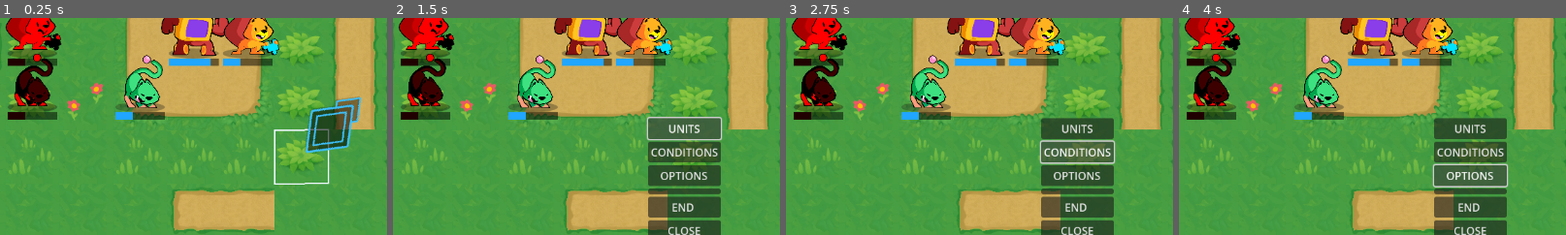
Above: before the commit, frames 1-4 (left to right).
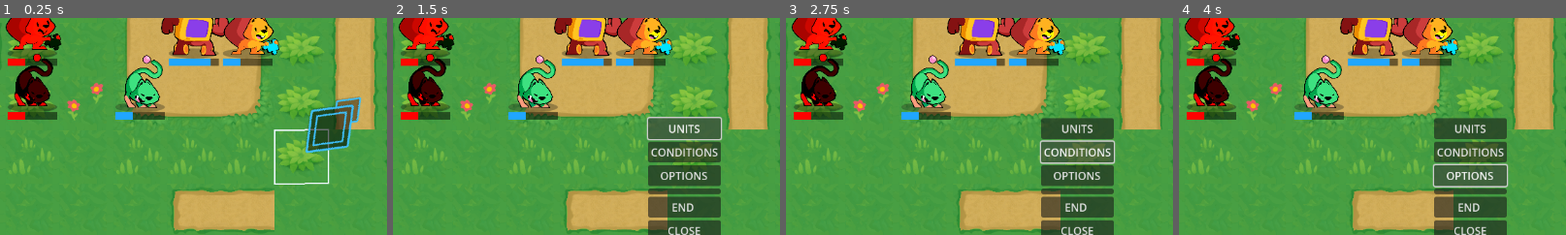
Above: after the commit, the same moments.

Repository: oldhame19/TTRPG
Game: Godot game, scene res://Main.tscn
Two runs of this game, one before a commit and one after it. Both use one fixed random seed, a clock stepped at 60 frames per second and the inputs below.
Inputs (mouse positions are % of the whole screen's width and height, from its top left):
- Up to frame 1 (0.25 s): no input
- Up to frame 2 (1.5 s): tap Enter (ui_accept) at 0.5, 0.77 s; move the mouse to (72, 45) at 0.52 s; press the mouse at (72, 45) at 0.53 s; hold Right (ui_right) 0.53-1.25 s; release the mouse at (72, 45) at 1.25 s; click "UNITS" at 1.25 s
- Up to frame 3 (2.75 s): click "CONDITIONS" at 2 s
- Up to frame 4 (4 s): click "END" at 2.75 s; click "OPTIONS" at 3.5 s
The pictures show only the part of the screen within x 12-62%, y 13-63%; the shares and areas given below are measured in that part.

The runs differ from the first frame. In frame 1, 0.5% of the frame differs, in the area x 2-16%, y 3-47%; in frame 2, 0.5%; in frame 3, 0.5%; in frame 4, 0.5%.

Commit message:
Summary Menu 1
Selected item menu at wrong offset but buttons are hidden appropriately

Diff:
--- a/GUI/ActionMenu/ActionMenu.gd
+++ b/GUI/ActionMenu/ActionMenu.gd
@@ -171,7 +171,32 @@
 	queue_free()
 
 func _on_summary_button_pressed() -> void:
-	pass # Replace with function body.
+
+	var selected_unit = get_parent()._active_unit
+	if not selected_unit:
+		return
+
+	# Show held items menu on right side
+	var held_items_menu = preload("res://GUI/HeldItems/Scenes/held_item_menu.tscn").instantiate()
+	held_items_menu.unit = selected_unit
+	held_items_menu.game_board = game_board
+	held_items_menu.opened_from_summary = true
+	get_tree().get_root().add_child(held_items_menu)
+
+	# Hide close button and move to right side (example position)
+	held_items_menu.get_node("Panel/CloseButton").visible = false
+	held_items_menu.get_node("Panel").position = Vector2(750, 73)  # Adjust as needed for your screen size
+
+	# Hide all action buttons except Cancel
+	for button in $VBoxContainer.get_children():
+		if button.name != "CancelButton":
+			button.visible = false
+
+	# Restore the action menu when the held items menu is closed
+	held_items_menu.tree_exited.connect(func():
+		for button in $VBoxContainer.get_children():
+			button.visible = true
+	)
 
 
 func _on_cancel_button_pressed() -> void:
@@ -193,13 +218,18 @@
 		if game_board._unit_info_panel and game_board._active_unit:
 			game_board._unit_info_panel.update_info(game_board._active_unit)
 			game_board._unit_info_panel.visible = true
-		return
-
-	# Normal cancel
-	get_parent()._reset_unit()
-	cursor.process_mode = Node.PROCESS_MODE_INHERIT
-	cursor.restricted_cells.clear()
-	cursor.reset_cursor()
-	cursor.set_pointer_visible(true)  # just in case
-	cursor.show()
+	else:
+		# Normal cancel
+		get_parent()._reset_unit()
+		cursor.process_mode = Node.PROCESS_MODE_INHERIT
+		cursor.restricted_cells.clear()
+		cursor.reset_cursor()
+		cursor.set_pointer_visible(true)
+		cursor.show()
+
+	# Close all active held items menus
+	for child in get_tree().get_root().get_children():
+		if child is HeldItemsMenu:
+			child.queue_free()
+
 	queue_free()
--- a/GUI/HeldItems/Scripts/held_item_menu.gd
+++ b/GUI/HeldItems/Scripts/held_item_menu.gd
@@ -4,6 +4,8 @@
 @export var unit: Unit
 @onready var item_list_container = $Panel/VBoxContainer/ScrollContainer/ItemListContainer
 var game_board: GameBoard
+var opened_from_summary: bool = false
+
 const CATEGORY_ALL: int = -1
 var side: String = "A"
 
@@ -150,6 +152,11 @@
 	popup.source_button = button
 	popup.game_board = game_board
 	popup.side = side
+
+	if opened_from_summary:
+		popup.opened_from_summary = true
+		popup._set_custom_offset(Vector2(1000, 75))  # Custom offset for summary view
+
 	add_child(popup)
 
 	var button_pos = button.get_position()
--- a/GUI/ItemMenus/selected_item_menu.gd
+++ b/GUI/ItemMenus/selected_item_menu.gd
@@ -3,7 +3,7 @@
 class_name SelectedItemMenu
 static var active_popup: Control = null
 static var pending_trade_data := {}
-
+var opened_from_summary: bool = false
 var slot: SlotData
 var unit: Unit
 
@@ -82,7 +82,16 @@
 		else:
 			$VBoxContainer/EquipButton.text = "EQUIP"
 
-
+	if opened_from_summary:
+		for button in $VBoxContainer.get_children():
+			match button.name:
+				"CloseButton", "DescriptionButton":
+					button.visible = true
+				"EquipButton":
+				# Show Equip only if item is equippable and source != inventory (your existing logic)
+					button.visible = (slot.item_data is WeaponItemData or slot.item_data is EquipmentItemData) and source != "inventory"
+				_:
+					button.visible = false
 
 	# Use button visibility
 	$VBoxContainer/UseButton.visible = slot.item_data is ProvisionItemData
@@ -221,49 +230,10 @@
 
 	desc_box.popup()
 
+
+func _set_custom_offset(offset: Vector2) -> void:
+	position = offset
+
 func _exit_tree():
 	if active_popup == self:
 		active_popup = null
-
-
-#func _on_trade_button_pressed() -> void:
-	## If there's already a pending trade
-	#if pending_trade_data.has("slot"):
-		#var previous_source = pending_trade_data["source"]
-		#var current_source = source
-#
-		## Prevent inventory-to-inventory trades
-		#if previous_source == "inventory" and current_source == "inventory":
-			#print("Cannot trade between two inventory items.")
-			#pending_trade_data.clear()
-#
-			## Restore buttons
-			#for child in $VBoxContainer.get_children():
-				#child.modulate.a = 1.0
-				#child.mouse_filter = Control.MOUSE_FILTER_STOP
-			#return
-#
-		## Valid trade; perform trade logic here (you likely have this elsewhere)
-		## e.g. swap items between slots, call a function on game_board, etc.
-#
-		## Clean up after successful trade
-		#pending_trade_data.clear()
-		#queue_free()
-		#return
-#
-	## Start trade (first selection)
-	#pending_trade_data = {
-		#"slot": slot,
-		#"unit": unit,
-		#"source": source,
-		#"source_button": source_button,
-		#"game_board": game_board
-	#}
-#
-	#print("Trade started. Select a second item to complete the trade.")
-#
-	## Hide all buttons except Close
-	#for child in $VBoxContainer.get_children():
-		#if child != $VBoxContainer/CloseButton:
-			#child.modulate.a = 0.0
-			#child.mouse_filter = Control.MOUSE_FILTER_IGNORE
--- a/Main.tscn
+++ b/Main.tscn
@@ -317,7 +317,7 @@
 skin_offset = Vector2(6, 17)
 
 [node name="EnemySquirrel" parent="GameBoard" instance=ExtResource("2")]
-modulate = Color(1, 0, 0, 1)
+modulate = Color(1, 0.116667, 0, 1)
 position = Vector2(349.289, 363.685)
 is_enemy = true
 is_wait = true
--- a/Units/Unit.gd
+++ b/Units/Unit.gd
@@ -1,11 +1,9 @@
-## Represents a unit on the game board.
-## The board manages its position inside the game grid.
-## The unit itself holds stats and a visual representation that moves smoothly in the game world.
-@tool
+#Unit.gd
 class_name Unit
 extends Path2D
 @onready var hp_bar: ProgressBar = $PathFollow2D/HPBar
 
+signal unit_died(unit) #singal to the gamebaord to remove unit from board, as well as anywhere else the unit may be accessible (units tab, etc)
 signal walk_finished ## Emitted when the unit reached the end of a path along which it was walking.
 @export var is_enemy: bool = false
 @export var is_player: bool = false
@@ -56,13 +54,20 @@
 	cell = grid.calculate_grid_coordinates(position)
 	position = grid.calculate_map_position(cell)
 
-	# We create the curve resource here because creating it in the editor prevents us from
-	# moving the unit.
+	# Override HP bar fill color for enemies
+	if is_enemy:
+		var fill_style := StyleBoxFlat.new()
+		fill_style.bg_color = Color(1.0, 0.2, 0.2)  # Red
+		hp_bar.add_theme_stylebox_override("fill", fill_style)
+
 	if not Engine.is_editor_hint():
 		curve = Curve2D.new()
 
 	initialize_stats()
 	update_hp_bar()
+
+
+
 
 func initialize_stats() -> void:
 	if unit_data == null:
@@ -97,8 +102,20 @@
 	hp_bar.max_value = max_hp_value
 	hp_bar.value = hp
 
+
+
 func level_up() -> void:
 	level += 1
+
+func take_damage(amount: int) -> void:
+	if current_stats == null:
+		return
+
+	hp = max(hp - amount, 0)
+	update_hp_bar()
+
+	if hp == 0:
+		unit_died.emit(self)
 
 ## Coordinates of the current cell the cursor moved to.
 var cell := Vector2.ZERO:
--- a/Units/Unit.tscn
+++ b/Units/Unit.tscn
@@ -1,6 +1,6 @@
 [gd_scene load_steps=12 format=3 uid="uid://d4mhjq651egt"]
 
-[ext_resource type="Script" uid="uid://pyxorjdd81vm" path="res://Units/Unit.gd" id="1"]
+[ext_resource type="Script" uid="uid://pyxorjdd81vm" path="res://Units/unit.gd" id="1"]
 [ext_resource type="Resource" uid="uid://de03eq7e7ropp" path="res://GameBoard/Resources/Grid.tres" id="2"]
 [ext_resource type="Texture2D" uid="uid://b5ghlcxjxmmgw" path="res://Units/unit_shadow.svg" id="3"]
 [ext_resource type="Script" uid="uid://b3bnc4m3u2lkx" path="res://GUI/HeldItems/Scripts/held_items_data.gd" id="3_amrl3"]
@@ -15,6 +15,7 @@
 
 [sub_resource type="StyleBoxFlat" id="StyleBoxFlat_b5nw7"]
 bg_color = Color(0.127553, 0.65107, 0.999998, 1)
+corner_detail = 1
 
 [sub_resource type="Animation" id="1"]
 length = 0.001
@@ -57,7 +58,6 @@
 script = ExtResource("1")
 grid = ExtResource("2")
 held_items = SubResource("Resource_lvaes")
-hp = null
 
 [node name="PathFollow2D" type="PathFollow2D" parent="."]
 rotates = false
